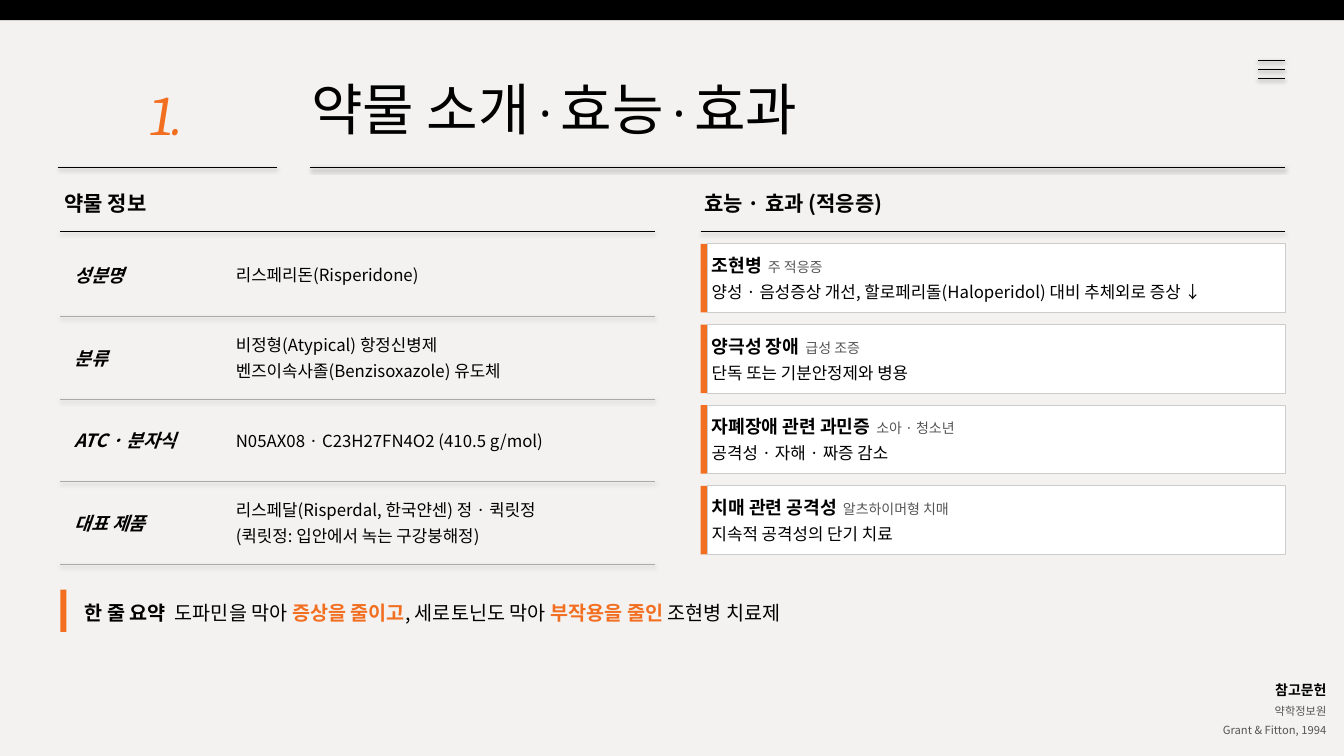
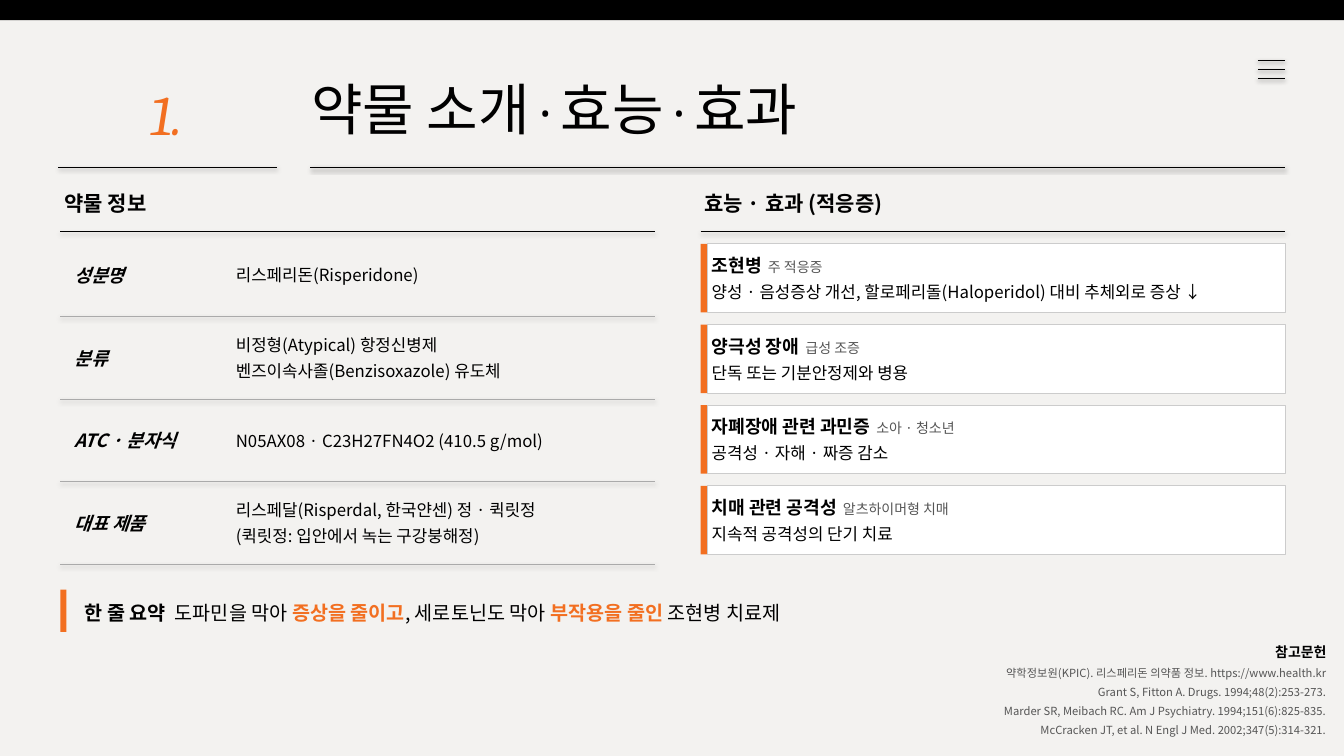
Before and after one commit to wlwl991123-prog/webtoon-app, a slide deck: slide 3 of risperidone.pptx. Drawn at 1344x756 pixels with LibreOffice and Linux fonts; fonts in the diff are those of the drawing. Boxes give left, top, right and bottom in pixels: in the first picture for what was removed or moved away, otherwise in the second. Text is boxed around its words. In the diff, an @@ line names an element or a change of style, - is before the commit and + after.

```diff
--- a/risperidone.pptx
+++ b/risperidone.pptx
@@ text at [1004, 668, 1326, 737]: text changed @@
-약학정보원
-Grant & Fitton, 1994
+약학정보원(KPIC). 리스페리돈 의약품 정보. https://www.health.kr
+Grant S, Fitton A. Drugs. 1994;48(2):253-273.
+Marder SR, Meibach RC. Am J Psychiatry. 1994;151(6):825-835.
+McCracken JT, et al. N Engl J Med. 2002;347(5):314-321.
```
Also in this commit, not shown: 9 other slides changed.
